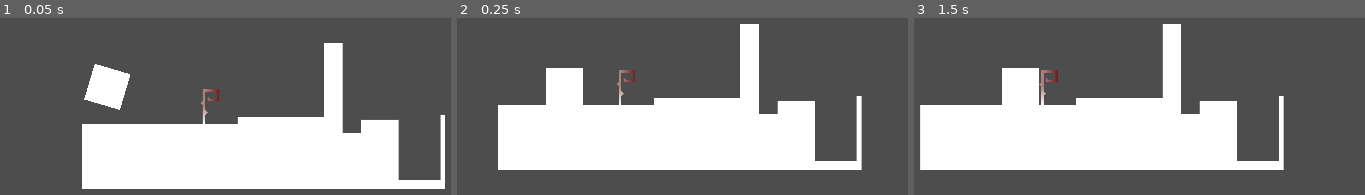
Above: before the commit, frames 1-3 (left to right).
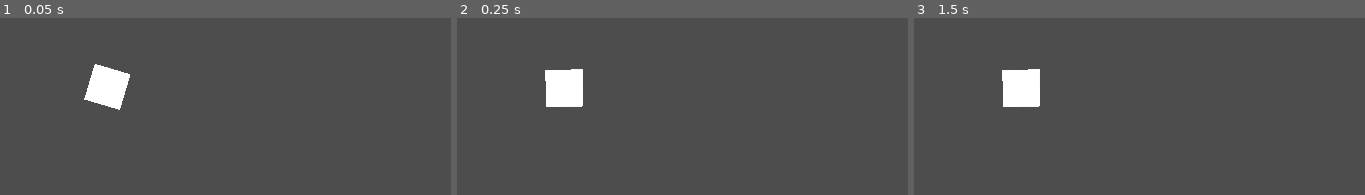
Above: after the commit, the same moments.

Repository: mk56-spn/Xanadu
Game: Godot game, scene res://Stages/TestStage.tscn
The game is run twice, just before and just after one commit, with the same random seed, the same clock (stepped at 60 frames per second) and the same inputs. The project has no main scene, so this scene is started directly.
Inputs:
- Up to frame 1 (0.05 s): no input
- Up to frame 2 (0.25 s): no input
- Up to frame 3 (1.5 s): hold D (main) 0.53-1.28 s; tap Enter at 1.25 s; tap D (main) at 1.35 s

The runs differ from the first frame. In frame 1, 30% of the frame differs, in the area x 18-99%, y 14-97%; in frame 2, 30%; in frame 3, 30%, in the area x 1-83%, y 3-86%.

Commit message:
Remove old test polygons

Diff:
--- a/Stages/TestStage.tscn
+++ b/Stages/TestStage.tscn
@@ -1,44 +1,10 @@
-[gd_scene load_steps=5 format=3 uid="uid://dbtf7bfi5wdg7"]
+[gd_scene load_steps=3 format=3 uid="uid://dbtf7bfi5wdg7"]
 
 [ext_resource type="Script" path="res://Stages/TestStage.gd" id="1_lvl61"]
 [ext_resource type="PackedScene" uid="uid://dfvncwmweby48" path="res://Perceptions/Core.tscn" id="1_mui20"]
 
-[sub_resource type="Gradient" id="Gradient_txd80"]
-colors = PackedColorArray(0.356863, 0, 0, 1, 1, 1, 1, 1)
-
-[sub_resource type="GradientTexture2D" id="GradientTexture2D_djbuy"]
-gradient = SubResource("Gradient_txd80")
-fill_from = Vector2(1, 0)
-fill_to = Vector2(0, 1)
-
 [node name="TestStage" type="Node2D"]
 script = ExtResource("1_lvl61")
-
-[node name="Polygon2D2" type="Polygon2D" parent="."]
-position = Vector2(784, 552)
-offset = Vector2(-664, -552)
-texture = SubResource("GradientTexture2D_djbuy")
-polygon = PackedVector2Array(656, 616, 656, 552, 648, 544, 656, 536, 656, 496, 712, 496, 712, 536, 672, 536, 672, 520, 680, 528, 704, 528, 704, 504, 664, 504, 664, 568, 672, 576, 664, 584, 664, 616)
-
-[node name="Area2D" type="Area2D" parent="Polygon2D2"]
-collision_layer = 8
-collision_mask = 8
-
-[node name="CollisionPolygon2D" type="CollisionPolygon2D" parent="Polygon2D2/Area2D"]
-position = Vector2(-24, 0)
-polygon = PackedVector2Array(24, 16, 32, 24, 24, 32, 24, 64, 16, 64, 16, 0, 8, -8, 16, -16, 16, -56, 72, -56, 72, -16, 32, -16, 32, -32, 40, -24, 64, -24, 64, -48, 24, -48)
-
-[node name="Polygon2D" type="Polygon2D" parent="."]
-position = Vector2(1128, 592)
-polygon = PackedVector2Array(64, 0, 64, -256, 128, -256, 128, 56, 192, 56, 192, 8, 256, 8, 320, 8, 320, 216, 464, 216, 464, -8, 480, -8, 480, 248, -768, 248, -768, 24, -232, 24, -232, 0, -8, 0)
-
-[node name="StaticBody2D" type="StaticBody2D" parent="Polygon2D"]
-collision_layer = 4
-collision_mask = 0
-
-[node name="CollisionPolygon2D" type="CollisionPolygon2D" parent="Polygon2D/StaticBody2D"]
-polygon = PackedVector2Array(-768, 24, -768, 248, 480, 248, 480, -8, 464, -8, 464, 216, 320, 216, 320, 8, 192, 8, 192, 56, 128, 56, 128, -256, 64, -256, 64, 0, -232, 0, -232, 24)
-one_way_collision = true
 
 [node name="Core" parent="." instance=ExtResource("1_mui20")]
 position = Vector2(416, 480)
